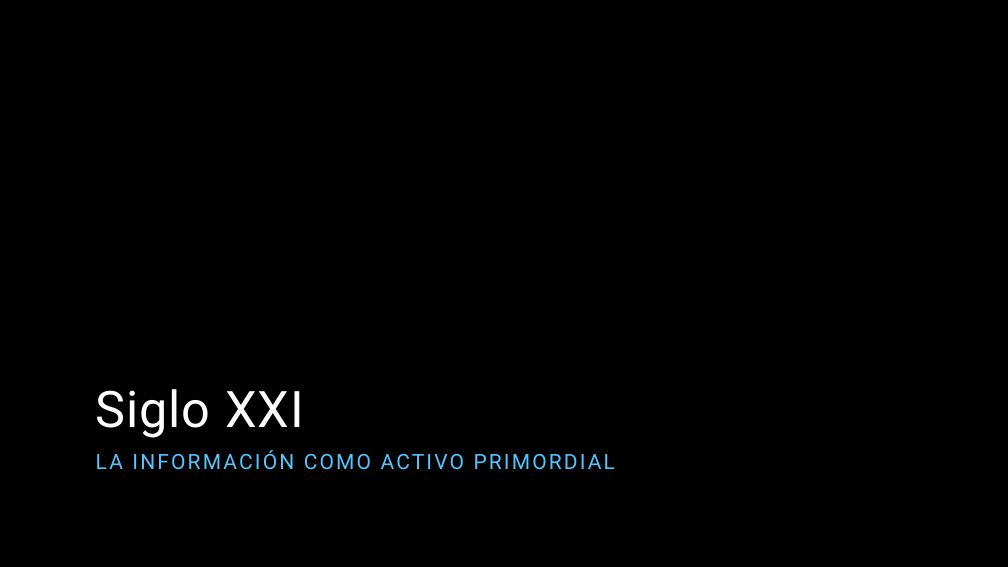
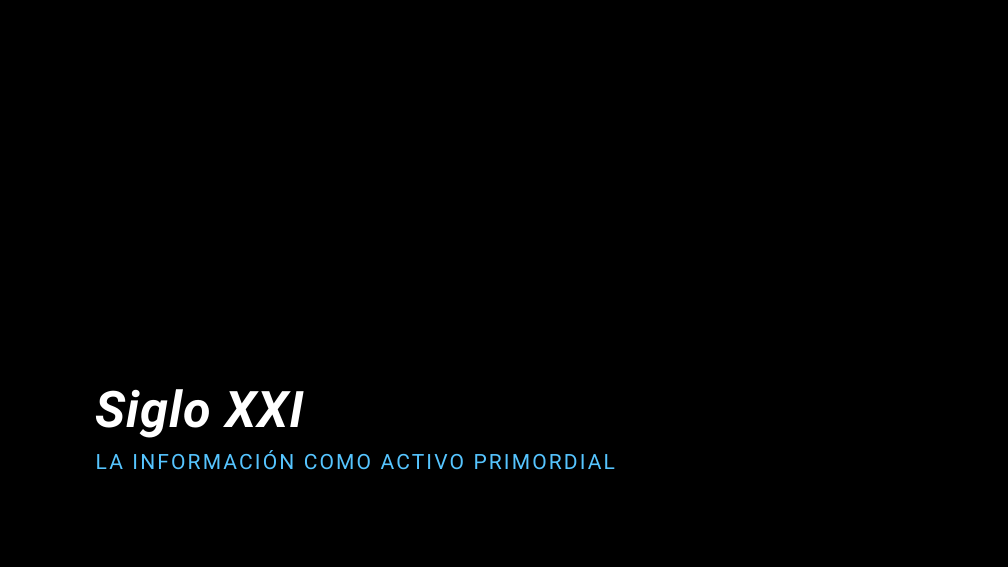
Before and after one commit to miparnisari/implantaciondesistemas, a slide deck: slide 25 of Presentacion/Fuga de Información.pptx. Drawn at 1008x567 pixels with LibreOffice and Linux fonts; fonts in the diff are those of the drawing; background and template pictures are left out. Boxes give left, top, right and bottom in pixels: in the first picture for what was removed or moved away, otherwise in the second. Text is boxed around its words. In the diff, an @@ line names an element or a change of style, - is before the commit and + after.

```diff
--- a/Presentacion/Fuga de Información.pptx
+++ b/Presentacion/Fuga de Información.pptx
@@ title "Siglo XXI" at bbox=[95, 389, 303, 438]: bold on, italic on @@
```
Also in this commit, not shown: 15 other slides changed, 2 slides added, 1 slide removed.
